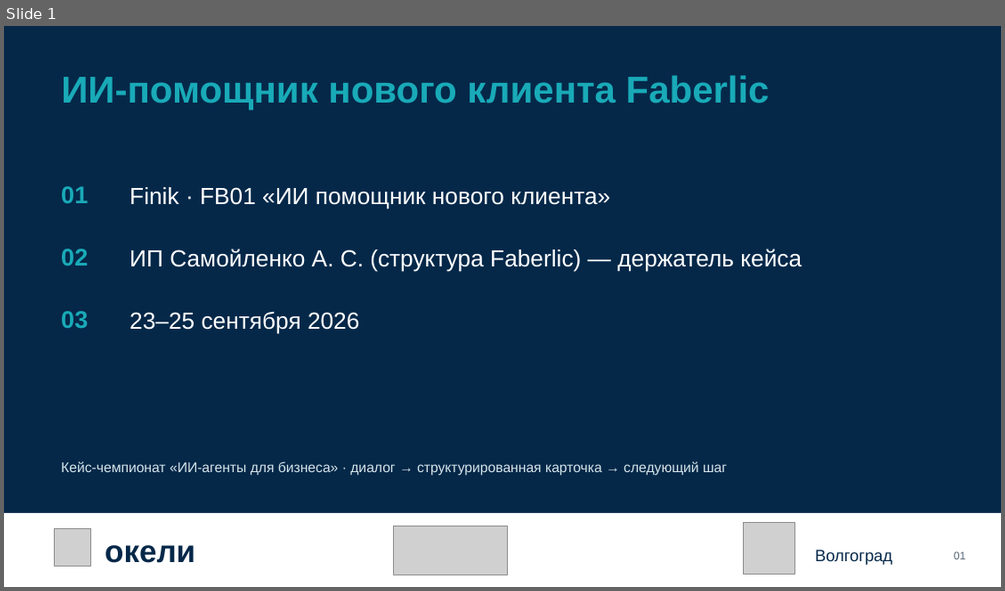
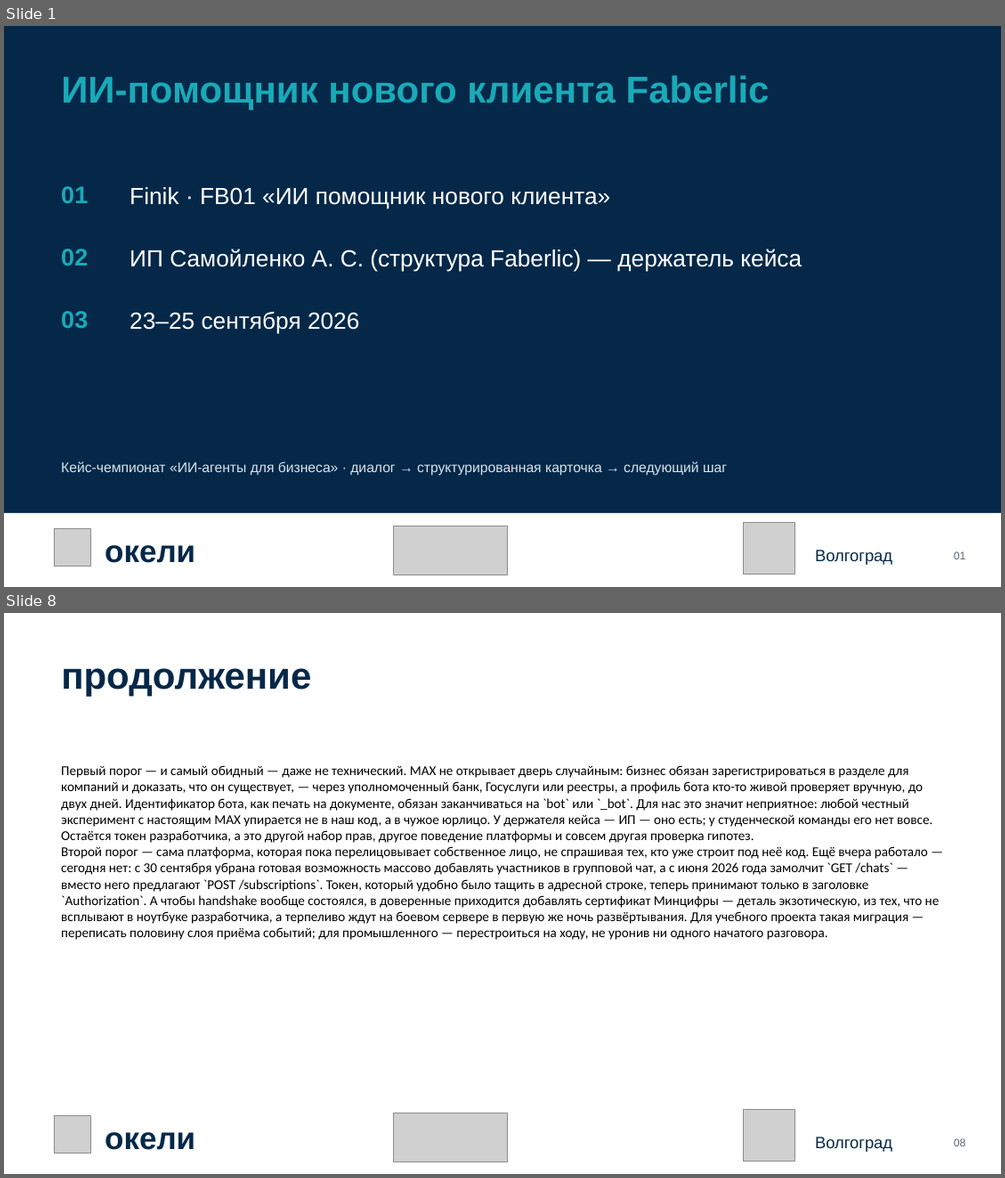
Before and after one commit to KaDyK736/FinikTeam-FB01, a slide deck: Презентация_команды_Finik_FB01.pptx. Shown one above the other, each under a label of ours: slide 1 before the commit, slides 1 and 8 after it; the slides between them are not shown. The pictures are 1005x591 and 1005x1178 pixels, drawn with LibreOffice and Linux fonts; fonts in the diff are those of the drawing; grey boxes stand for pictures. Boxes give left, top, right and bottom in pixels: in the first picture for what was removed or moved away, otherwise in the second. Text is boxed around its words. In the diff, an @@ line names an element or a change of style, - is before the commit and + after.

```diff
--- a/Презентация_команды_Finik_FB01.pptx
+++ b/Презентация_команды_Finik_FB01.pptx
@@ slide 8 added at [4,613,1001,1174], background #FFFFFF @@
@@ text added at [61,668,311,697], 36 pt, text #052849, bold @@
+продолжение
@@ text added at [61,765,939,940], 13 pt, text #000000 @@
+Первый порог — и самый обидный — даже не технический. MAX не открывает дверь случайным: бизнес обязан зарегистрироваться в разделе для компаний и доказать, что он существует, — через уполномоченный банк, Госуслуги или реестры, а профиль бота кто-то живой проверяет вручную, до двух дней. Идентификатор бота, как печать на документе, обязан заканчиваться на `bot` или `_bot`. Для нас это значит неприятное: любой честный эксперимент с настоящим MAX упирается не в наш код, а в чужое юрлицо. У держателя кейса — ИП — оно есть; у студенческой команды его нет вовсе. Остаётся токен разработчика, а это другой набор прав, другое поведение платформы и совсем другая проверка гипотез.
+Второй порог — сама платформа, которая пока перелицовывает собственное лицо, не спрашивая тех, кто уже строит под неё код. Ещё вчера работало — сегодня нет: с 30 сентября убрана готовая возможность массово добавлять участников в групповой чат, а с июня 2026 года замолчит `GET /chats` — вместо него предлагают `POST /subscriptions`. Токен, который удобно было тащить в адресной строке, теперь принимают только в заголовке `Authorization`. А чтобы handshake вообще состоялся, в доверенные приходится добавлять сертификат Минцифры — деталь экзотическую, из тех, что не всплывают в ноутбуке разработчика, а терпеливо ждут на боевом сервере в первую же ночь развёртывания. Для учебного проекта такая миграция — переписать половину слоя приёма событий; для промышленного — перестроиться на ходу, не уронив ни одного начатого разговора.
@@ picture added at [54,1116,91,1153] @@
@@ picture added at [394,1113,507,1162] @@
@@ picture added at [744,1110,795,1161] @@
@@ text added at [105,1132,195,1150], 30 pt, text #052849, bold @@
+окели
@@ text added at [815,1136,892,1151], 15.8 pt, text #052849 @@
+Волгоград
@@ text added at [954,1138,966,1146], 10.5 pt, text #566572 @@
+08
```
Also in this commit, not shown: 10 slides changed, 7 other slides added, 2 other files.
